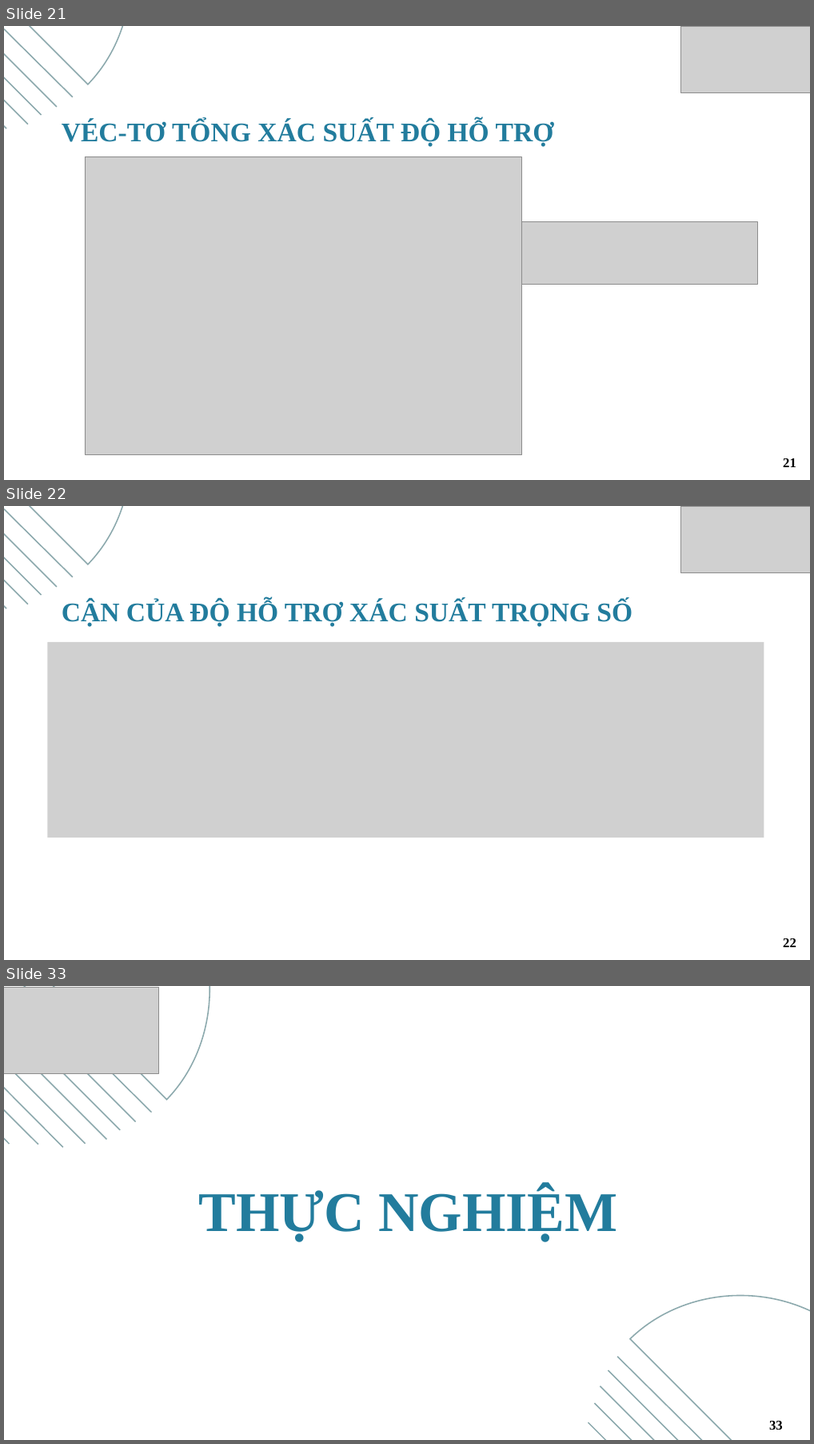
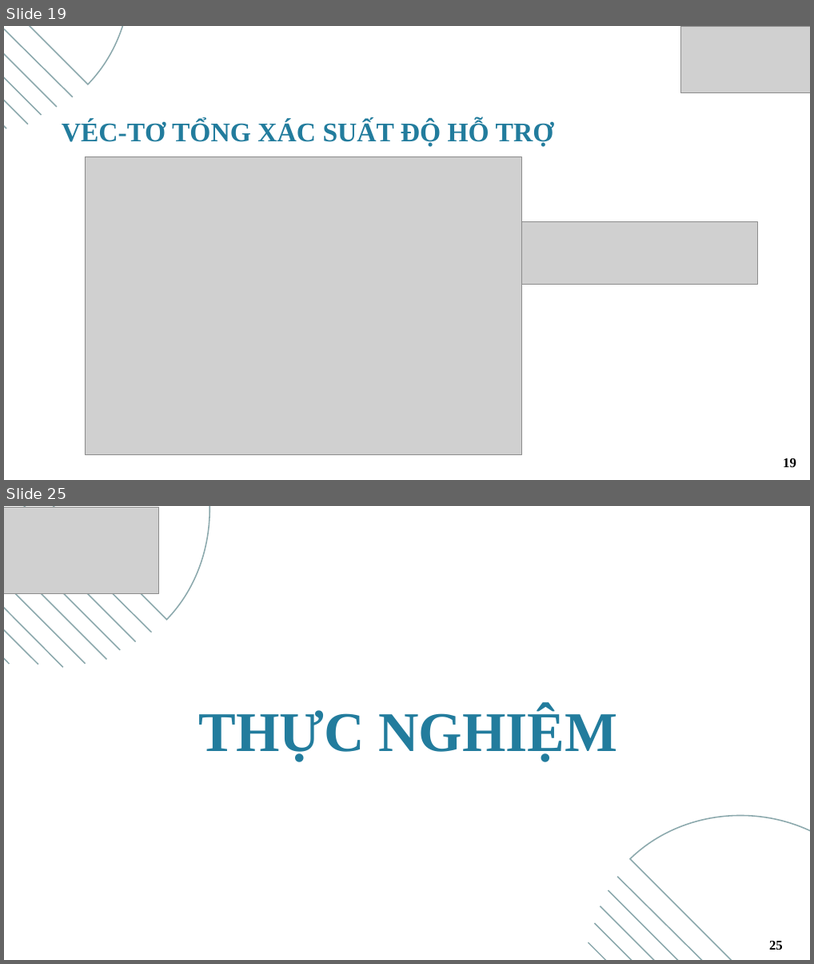
Before and after one commit to AceGnuh/khoa-luan, a slide deck: report/CD.8_NguyenChiThien_52000052.pptx. Shown one above the other, each under a label of ours: slides 21, 22 and 33 before the commit, slides 19 and 25 after it; the slides between them are not shown. The pictures are 814x1444 and 814x964 pixels, drawn with LibreOffice and Linux fonts; fonts in the diff are those of the drawing; grey boxes stand for pictures. Boxes give left, top, right and bottom in pixels: in the first picture for what was removed or moved away, otherwise in the second. Text is boxed around its words. In the diff, an @@ line names an element or a change of style, - is before the commit and + after.

```diff
--- a/report/CD.8_NguyenChiThien_52000052.pptx
+++ b/report/CD.8_NguyenChiThien_52000052.pptx
@@ slide 22 removed at (4,506,810,960), background #FFFFFF @@
@@ freeform shape removed at (4,506,199,564) @@
@@ line removed from (4, 506) to (73, 577) @@
@@ line removed from (4, 506) to (57, 587) @@
@@ line removed from (4, 506) to (41, 595) @@
@@ line removed from (4, 506) to (28, 604) @@
@@ line removed from (4, 506) to (6, 608) @@
@@ picture removed at (682,506,810,573) @@
@@ text removed at (62,600,633,627) @@
-CẬN CỦA ĐỘ HỖ TRỢ XÁC SUẤT TRỌNG SỐ
@@ picture removed at (47,642,765,837) @@
@@ page number removed at (783,938,797,947) @@
-22
@@ what was slide 21 is now slide 19 @@
@@ page number at (783,458,797,467): text changed @@
-21
+19
@@ what was slide 33 is now slide 25 @@
@@ page number at (770,940,783,949): text changed @@
-33
+25
```
Also in this commit, not shown: 7 slides changed, 4 slides added, 14 other slides removed.
